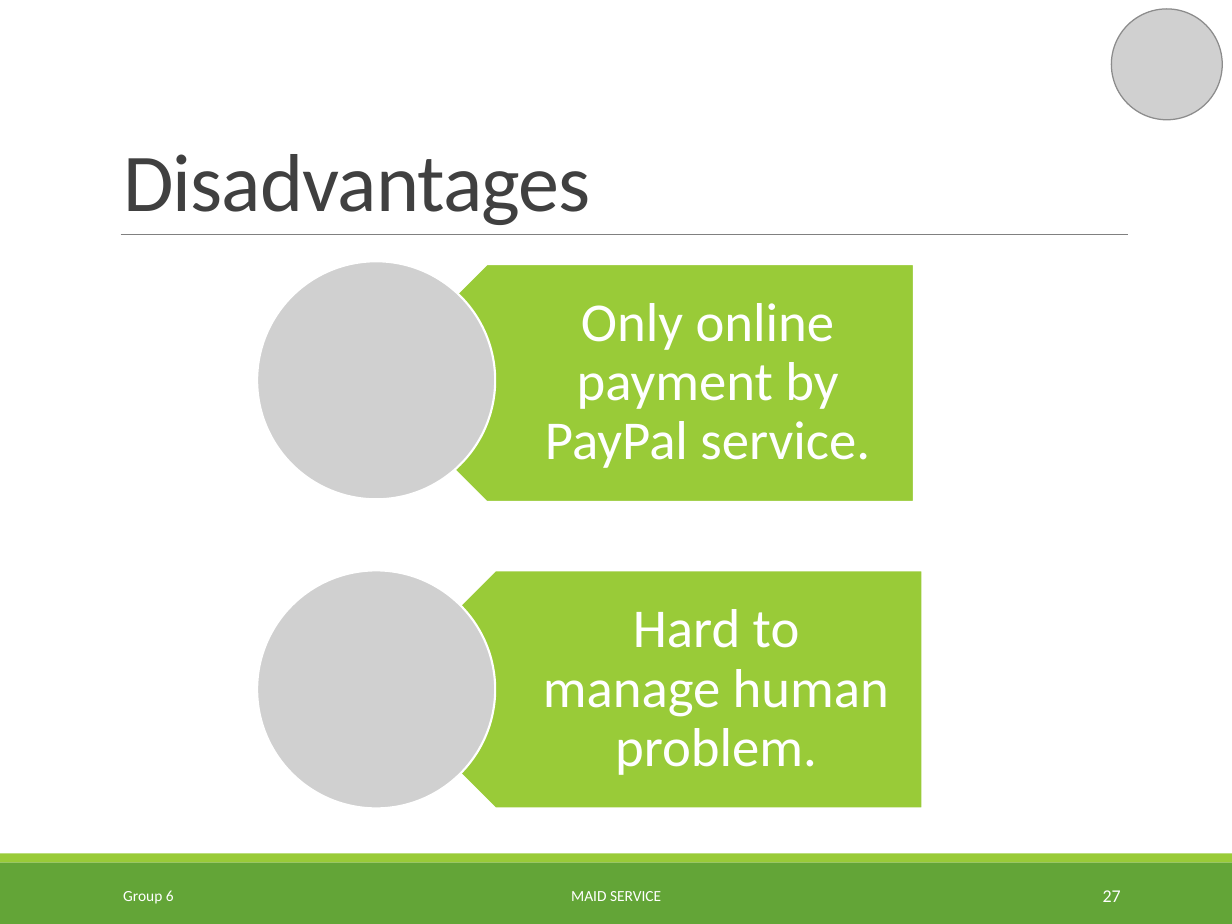
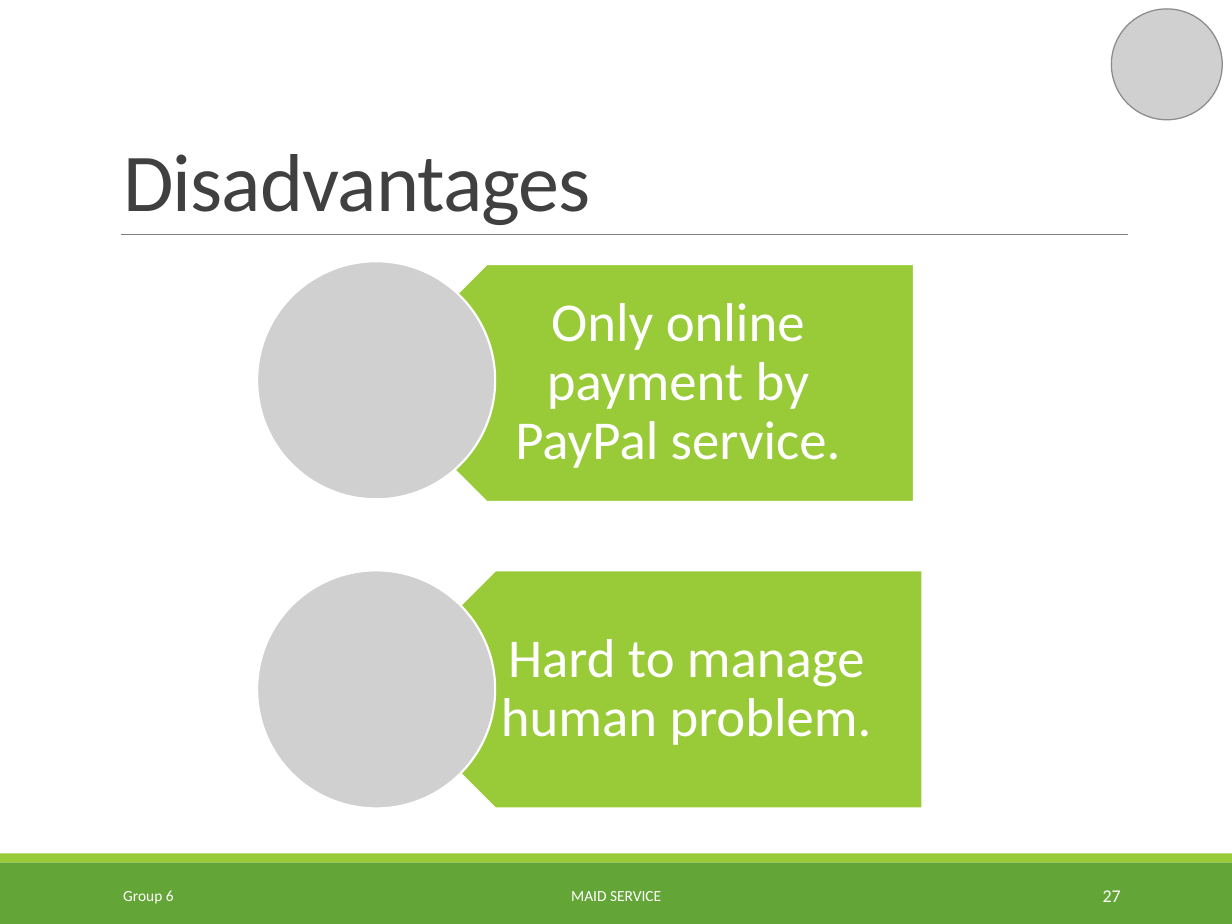
Before and after one commit to TuanBT/ms-website, a slide deck: slide 27 of Presentation/MS_Slide.pptx. Drawn at 1232x924 pixels with LibreOffice and Linux fonts; fonts in the diff are those of the drawing; grey boxes stand for pictures. Boxes give left, top, right and bottom in pixels: in the first picture for what was removed or moved away, otherwise in the second. Text is boxed around its words. In the diff, an @@ line names an element or a change of style, - is before the commit and + after.

```diff
--- a/Presentation/MS_Slide.pptx
+++ b/Presentation/MS_Slide.pptx
@@ text "Only online payment by PayPal ...": place and size @@
-text "Only online payment by PayPal ..." at [545, 303, 870, 468]
+text "Only online payment by PayPal ..." at [515, 303, 841, 468]
@@ text "Hard to manage human problem." rewrapped from [543, 609, 889, 775] to [501, 639, 872, 745] @@
```
Also in this commit, not shown: 10 other slides changed.
